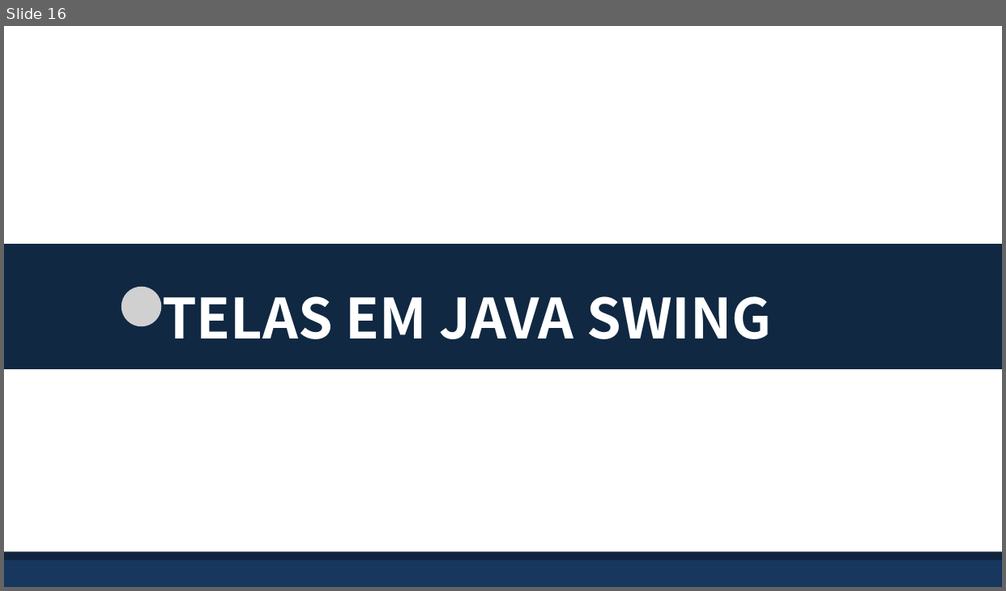
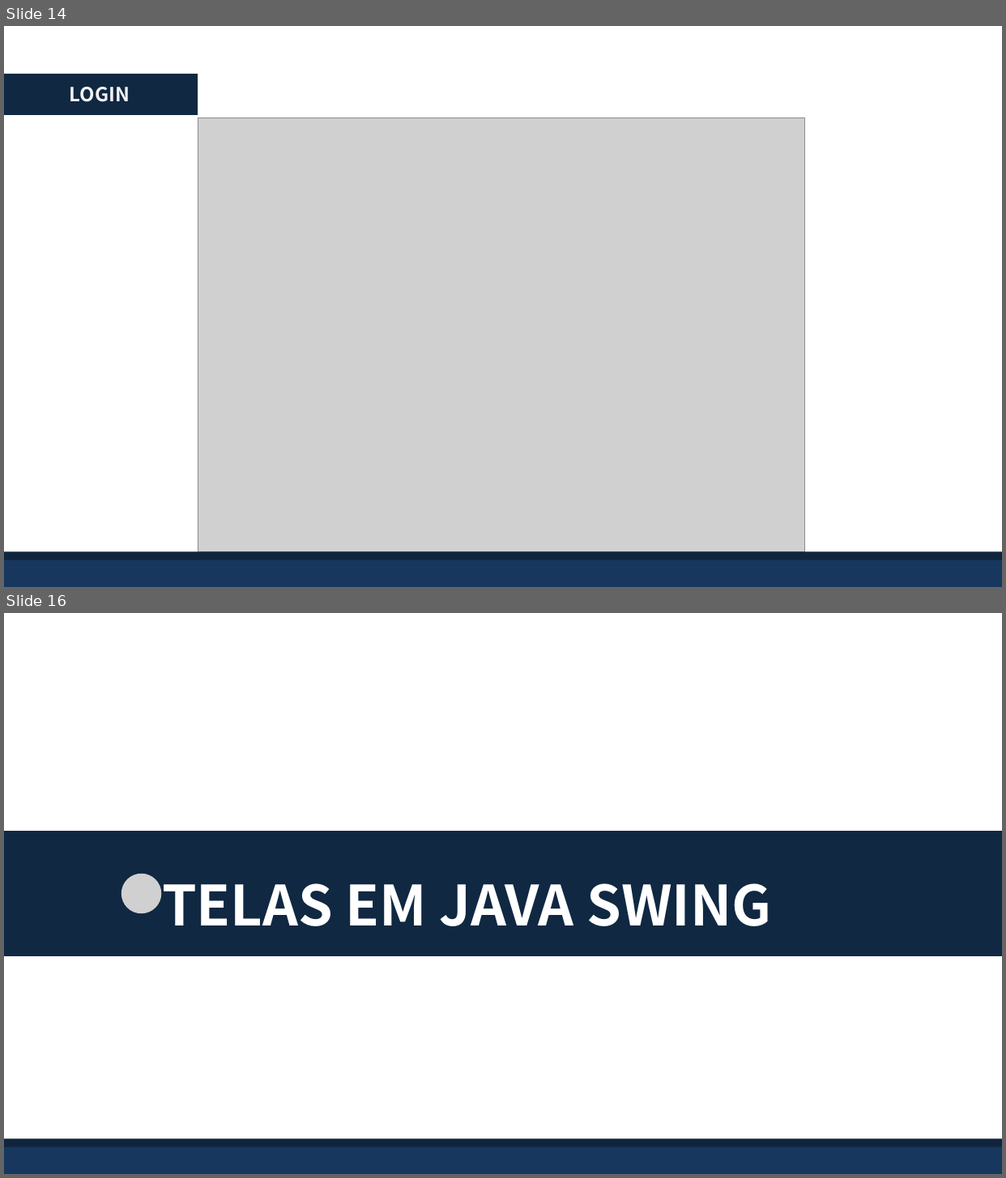
Before and after one commit to BandTec/grupo-05-adsa-20201, a slide deck: SuperVisorPower.pptx. Shown one above the other, each under a label of ours: slide 16 before the commit, slides 14 and 16 after it; the slides between them are not shown. The pictures are 1006x591 and 1006x1178 pixels, drawn with LibreOffice and Linux fonts; fonts in the diff are those of the drawing; grey boxes stand for pictures. Boxes give left, top, right and bottom in pixels: in the first picture for what was removed or moved away, otherwise in the second. Text is boxed around its words. In the diff, an @@ line names an element or a change of style, - is before the commit and + after.

```diff
--- a/SuperVisorPower.pptx
+++ b/SuperVisorPower.pptx
@@ slide 14 added at (x1=4, y1=26, x2=1002, y2=587), background #FFFFFF @@
@@ rectangle added at (x1=4, y1=74, x2=198, y2=115), fill #102842 @@
@@ text added at (x1=70, y1=87, x2=130, y2=102), 28 pt, text #F2F2F2, bold @@
+LOGIN
@@ picture added at (x1=198, y1=118, x2=805, y2=552) @@
@@ rectangle added at (x1=4, y1=556, x2=1002, y2=587), fill #17375E @@
@@ rectangle added at (x1=4, y1=552, x2=1002, y2=561), fill #0F243E @@
```
Also in this commit, not shown: 5 slides changed, 1 other slide added, 2 slides removed.
